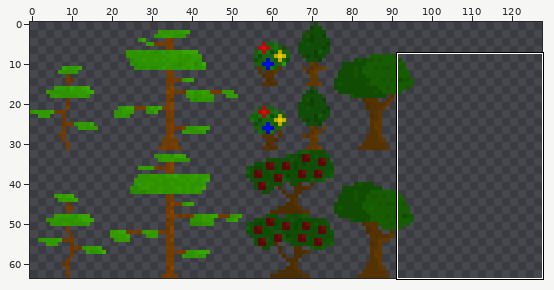
Sprite sheet: CatAttackUnityProject/Assets/Sprites/Vegetation/Saplings/ForestSaplings.png. The picture above shows the old version from afar; the outline marks the close-up.
Close-up. Before the edit:
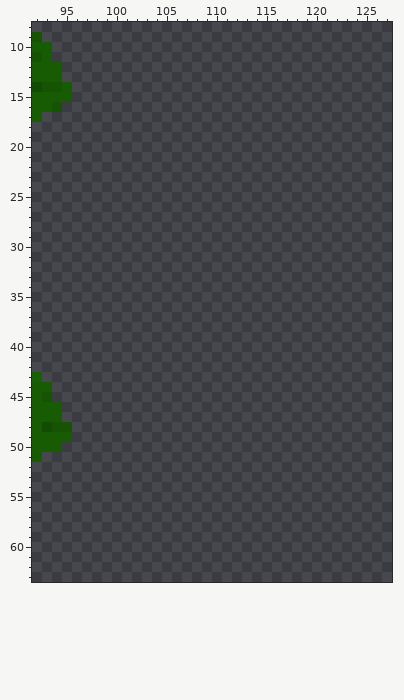
The file is 256x64 pixels. Colours within 5 levels of each other are drawn and written as one. Shown: x 92..127, y 8..63. The wide view leaves out empty margins.
After:
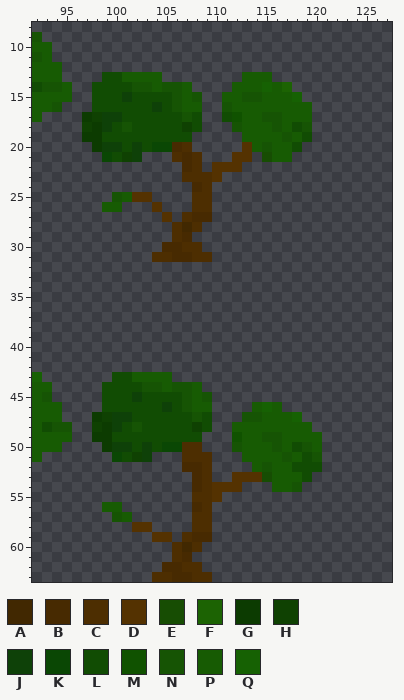
Palette (. is transparent): A #412801  B #472a01  C #4d2e01  D #543201  E #174d03  F #1c6303  G #0c3b01  H #0f4102  J #0e4108  K #0a4704  L #114c03  M #105200  N #165404  P #175b03  Q #166103
From the commit log: ForestSaplings spritesheet added crooked sapling
Difference:
Changed rows in their new state; - is an unchanged pixel.
first column x 97:
13 --LLPPPP--------PPP----
14 -LLLLNNPNNP----PPPQPF--
15 -LLLJLLLLNPN--PPNNPPPQ-
16 -LLLLLLJLNPP--NPPPPPPPP
17 GHJJLLLLLLNL--LMPPNNPPP
18 HGJLNLLLLLHL---NPPPNPLN
19 GGLLLLLLLLL-----PPPPNPL
20 -GJJLJLKKBC-----DPNPPL-
21 --KLHJ---CBC---DD-EPP--
22 ----------BC-DDD-------
23 ----------CCCD---------
24 -----------BC----------
25 ---NPDD----CC----------
26 --PP---D---CC----------
27 --------D-CBB----------
28 ---------CAC-----------
29 ---------CB------------
30 --------BBCC-----------
31 -------CCBBCC----------
first column x 98:
43 --LLPPPP---------------
44 -LLLLNNPNNP------------
45 -LLLJLLLLNPN-----------
46 -LLLLLLJLNPP----PQP----
47 GHJJLLLLLLNL---NNPPPQ--
48 HGJLNLLLLLHL--PPPPPPPP-
49 GGLLLLLLLLL---MPPNNPPPP
50 -GJJLJLKKCC---NPPPNPLNP
51 --KLHJ---CCC---PPPPNPLN
52 ---------BBC----PNPPLLL
53 ----------BC--DDDEPPPL-
54 ----------BCDDD---PPN--
55 ----------CCD----------
56 -PP-------BC-----------
57 --NP------CC-----------
58 ----DD----CC-----------
59 ------DD-CBB-----------
60 --------CAC------------
61 --------CB-------------
62 -------BBCC------------
63 ------CCBBCC-----------
Boxes around the changes in both close-ups, in picture pixels (x1, y1, x2, y2):
added: (82, 72, 312, 262)
added: (92, 372, 322, 582)
